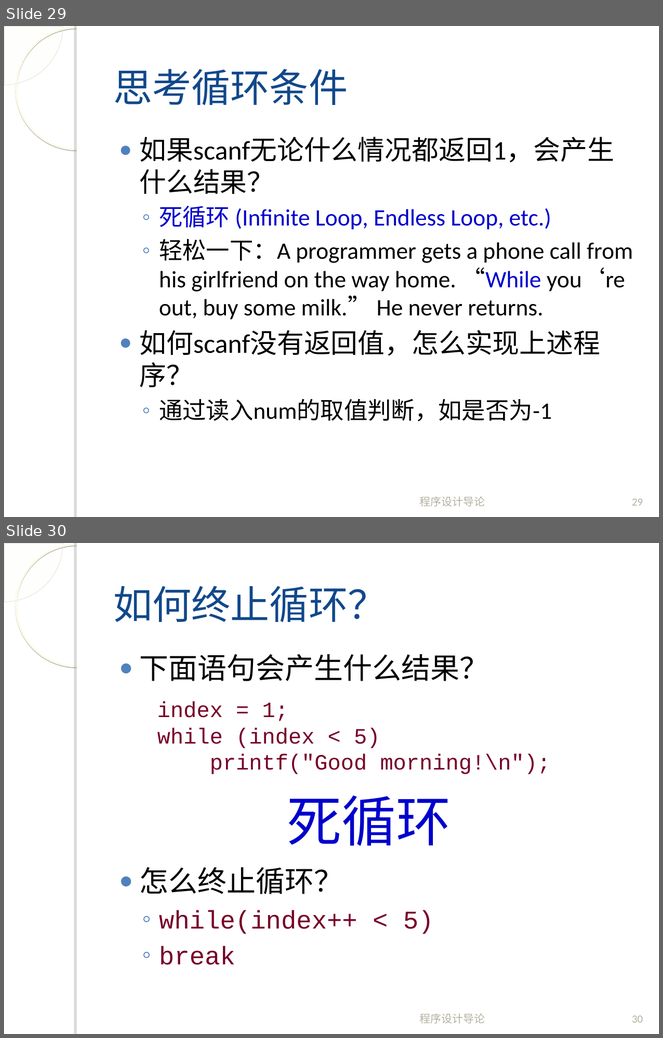
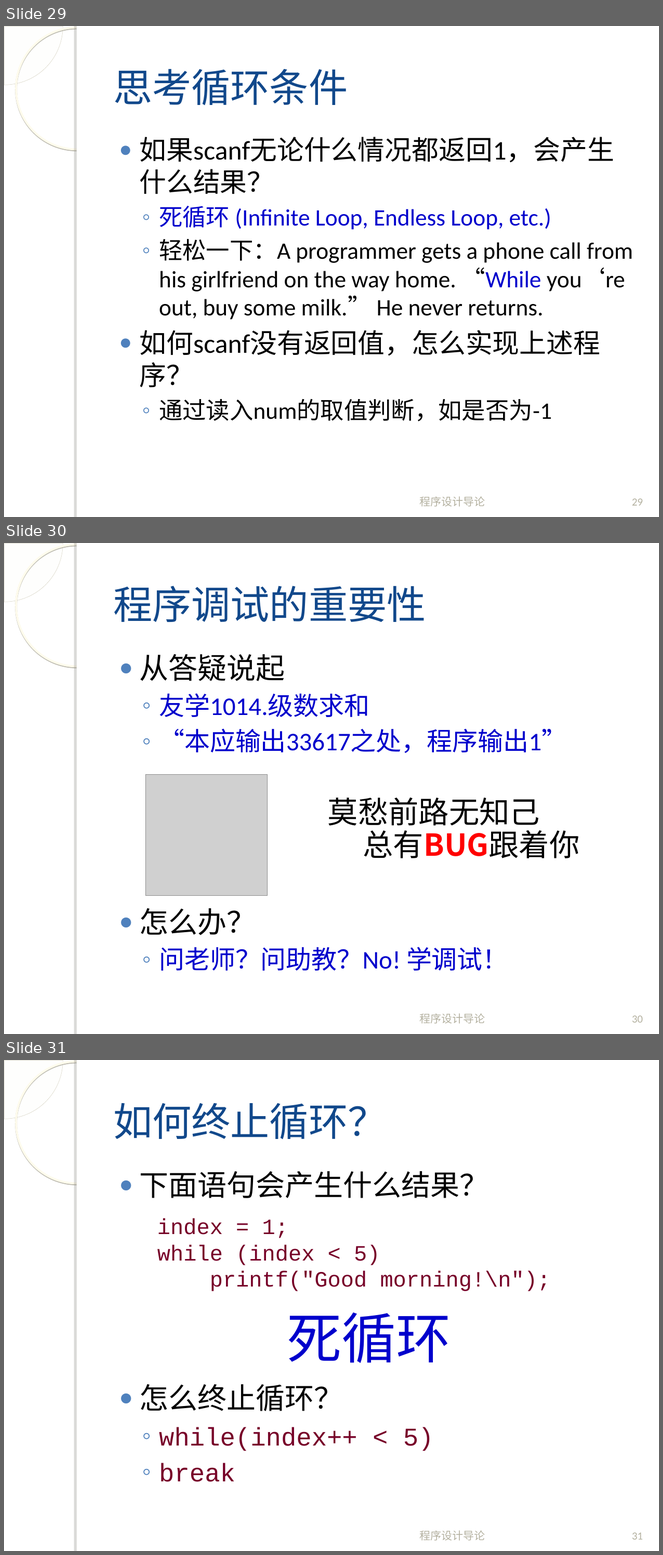
Before and after one commit to fanju1984/introduction-to-programming, a slide deck: introduction-to-programming/slides/2017/04-Control-Statement-2.ppt. Shown one above the other, each under a label of ours: slides 29 and 30 before the commit, slides 29, 30 and 31 after it. The pictures are 663x1038 and 663x1555 pixels, drawn with LibreOffice and Linux fonts; fonts in the diff are those of the drawing; grey boxes stand for pictures; background and template pictures are left out. Boxes give left, top, right and bottom in pixels: in the first picture for what was removed or moved away, otherwise in the second. Text is boxed around its words. In the diff, an @@ line names an element or a change of style, - is before the commit and + after.

Commit message:
updated slides for session 04-02

```diff
--- a/introduction-to-programming/slides/2017/04-Control-Statement-2.ppt
+++ b/introduction-to-programming/slides/2017/04-Control-Statement-2.ppt
@@ slide 30 added at bbox=[4, 543, 659, 1034], background picture (left out); not listed: 4 template elements that a slide beside it also shows @@
@@ title added at bbox=[113, 586, 426, 622], 43 pt, text #11488B @@
+程序调试的重要性
@@ text added at bbox=[139, 654, 567, 971], 28 pt, text #0000CC @@
+● 从答疑说起
+  ◦ 友学1014.级数求和
+  ◦ “本应输出33617之处，程序输出1”
+● 怎么办？
+  ◦ 问老师？问助教？No! 学调试！
@@ picture added at bbox=[145, 774, 268, 896] @@
@@ text added at bbox=[328, 798, 580, 859], 33.3 pt, text #000000 @@
+莫愁前路无知己
+总有BUG跟着你
@@ text added at bbox=[420, 1014, 486, 1024], 12 pt, text #B4B1A0 @@
+程序设计导论
@@ page number added at bbox=[632, 1016, 643, 1023], 12 pt, text #B4B1A0 @@
+30
@@ what was slide 30 is now slide 31 @@
@@ page number at bbox=[632, 1533, 643, 1540]: text changed @@
-30
+31
```
Also in this commit, not shown: 1 other file.
